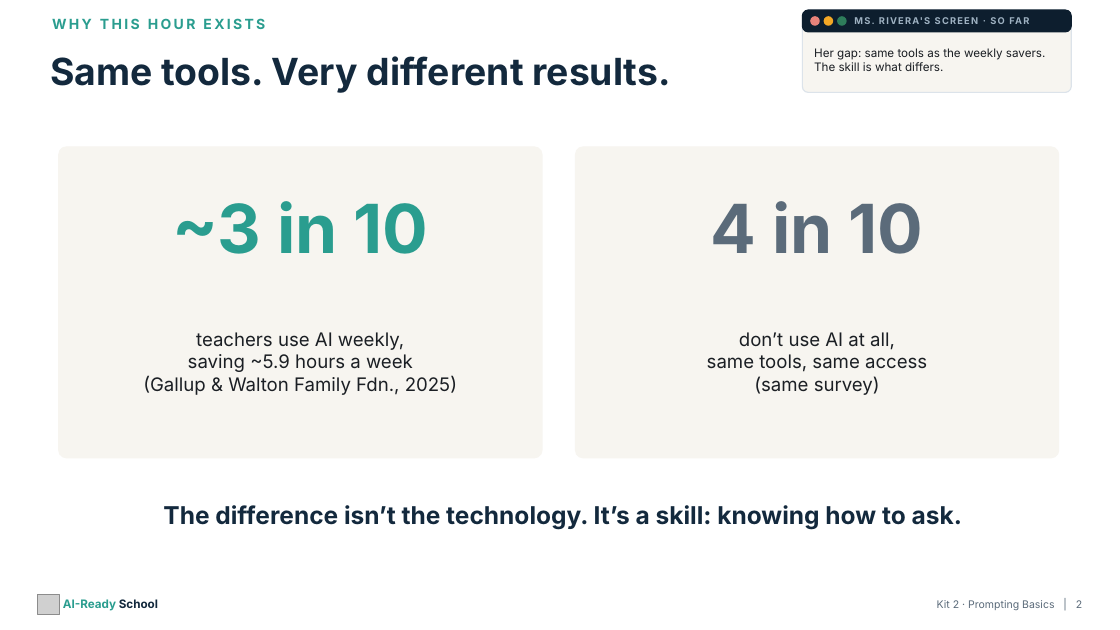
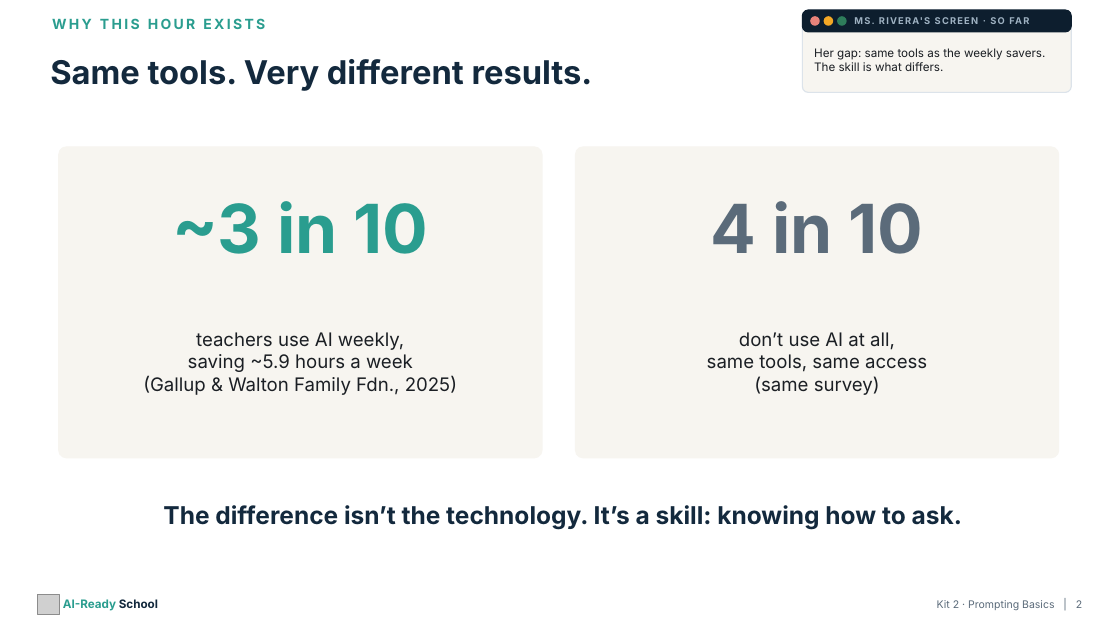
Before and after one commit to aspinozzi1/Ai-School-Ready, a slide deck: slide 2 of kits/kit02-tpt/Kit02_PresentationDeck.pptx. Drawn at 1120x630 pixels with LibreOffice and Linux fonts; fonts in the diff are those of the drawing; grey boxes stand for pictures. Boxes give left, top, right and bottom in pixels: in the first picture for what was removed or moved away, otherwise in the second. Text is boxed around its words. In the diff, an @@ line names an element or a change of style, - is before the commit and + after.

```diff
--- a/kits/kit02-tpt/Kit02_PresentationDeck.pptx
+++ b/kits/kit02-tpt/Kit02_PresentationDeck.pptx
@@ text "Same tools. Very different results." at <box>50,59,593,91</box>: size 32 to 28 pt @@
```
Also in this commit, not shown: 26 other slides changed, 19 other files.
